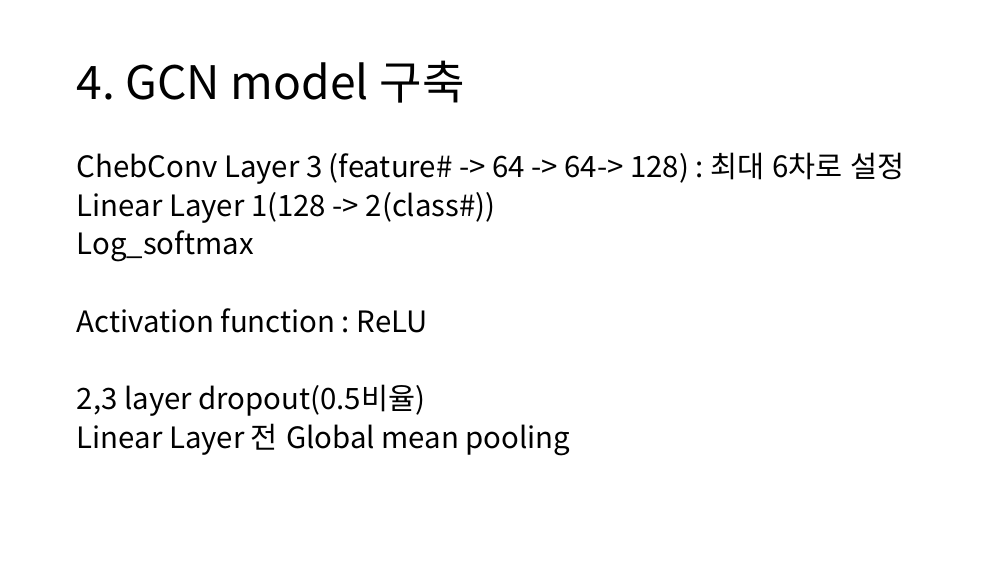
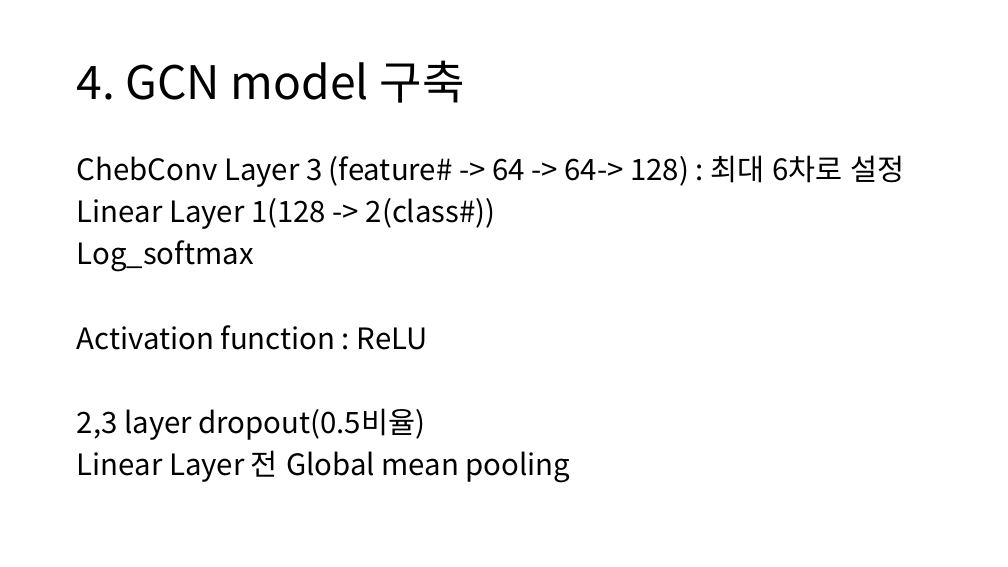
Before and after one commit to janett105/GNN_SCHZ, a slide deck: slide 9 of Presentation/초기 발표.pptx (slide 10 before the commit). Drawn at 1008x567 pixels with LibreOffice and Linux fonts; fonts in the diff are those of the drawing. Boxes give left, top, right and bottom in pixels: in the first picture for what was removed or moved away, otherwise in the second. Text is boxed around its words. In the diff, an @@ line names an element or a change of style, - is before the commit and + after.

```diff
--- a/Presentation/초기 발표.pptx
+++ b/Presentation/초기 발표.pptx
@@ text "ChebConv Layer 3 (feature# -> ..." at <box>77,155,905,483</box>: line spacing 0.8 to 0.9 @@
```
Also in this commit, not shown: 4 other slides changed, 1 slide added, 3 slides removed, 1 other file.
